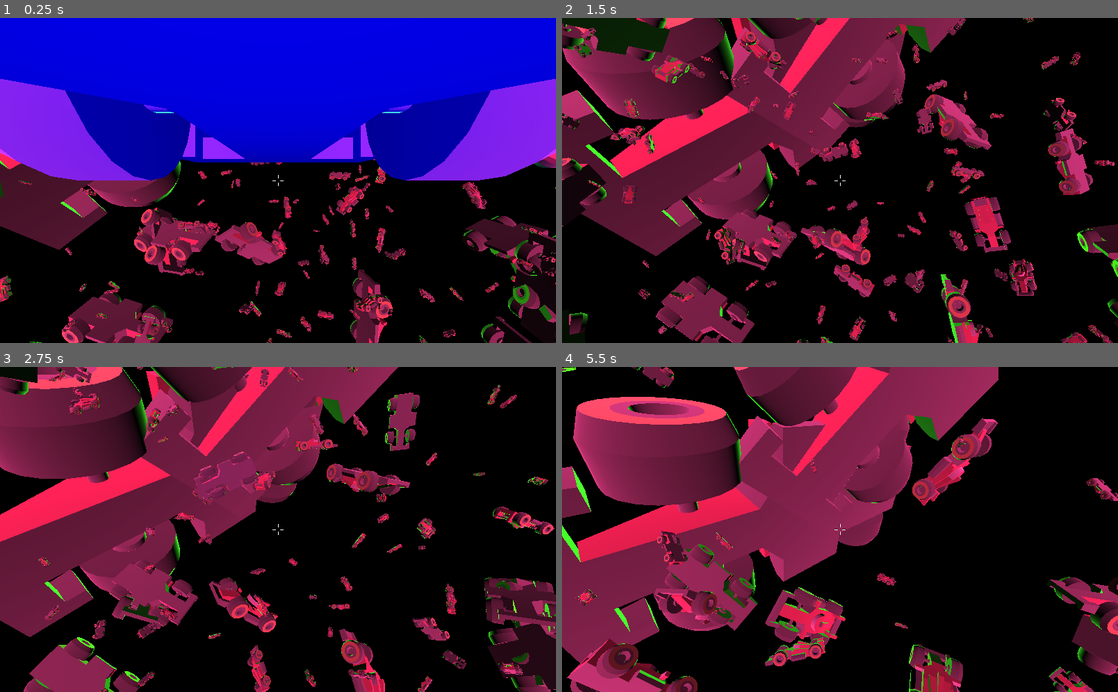
Above: before the commit, frames 1-4 (two rows, left to right).
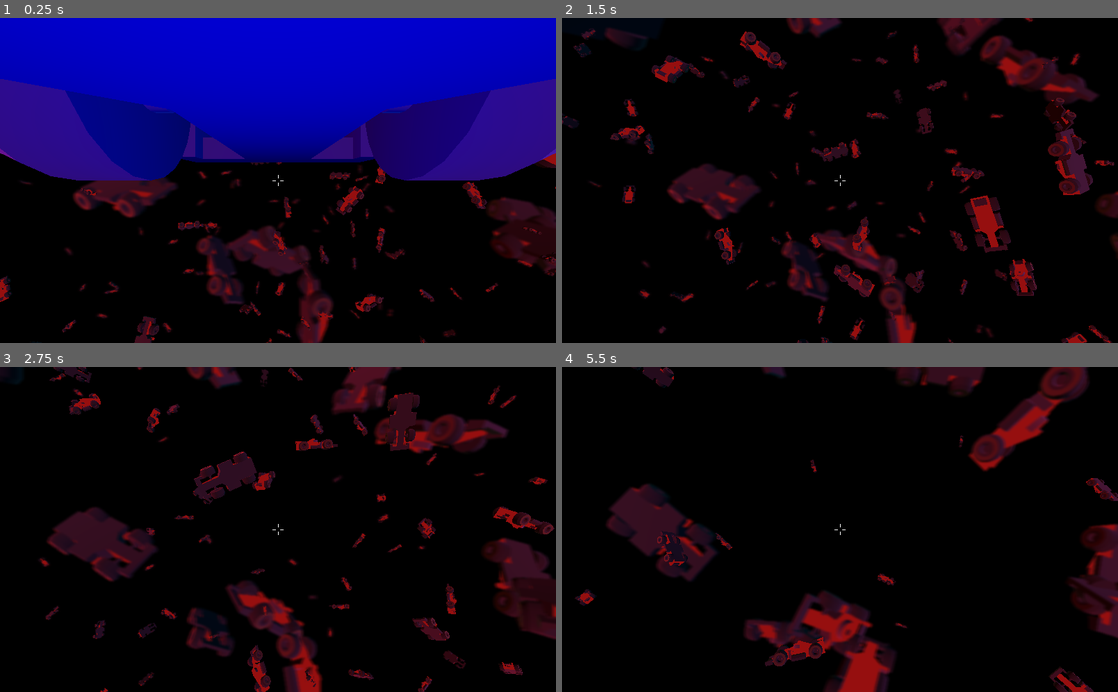
Above: after the commit, the same moments.

Repository: kiwily/game-jam-brackeys-2022
Game: Godot game, scene res://world/world.tscn
Same seed, same stepped clock (60 frames per second), same inputs: the game is played once before the commit and once after it.
Inputs (mouse positions are in pixels of both pictures, inside the frame that each line leads up to):
- Up to frame 1 (0.25 s): no input
- Up to frame 2 (1.5 s): move the mouse to (867, 180) at 0.52 s; hold W (forward) from 0.53 s (still down); click (867, 180) at 0.6 s; move the mouse to (812, 180) at 1.27 s; click (812, 180) at 1.35 s
- Up to frame 3 (2.75 s): keep holding W (forward); move the mouse to (289, 523) at 2.02 s; click (289, 523) at 2.1 s
- Up to frame 4 (5.5 s): keep holding W (forward); move the mouse to (834, 536) at 2.77 s; click (834, 536) at 2.85 s; move the mouse to (878, 532) at 3.52 s; click (878, 532) at 3.6 s; move the mouse to (795, 526) at 4.27 s; click (795, 526) at 4.35 s; move the mouse to (845, 529) at 5.02 s; click (845, 529) at 5.1 s

The runs differ from the first frame. In frame 1, 61% of the frame differs, in the area x 0-100%, y 0-100%; in frame 2, 47%; in frame 3, 52%; in frame 4, 56%.

Commit message:
voitures brillantes

Diff:
--- /dev/null
+++ b/project/materials/race/race.tscn
@@ -0,0 +1,12 @@
+[gd_scene load_steps=3 format=2]
+
+[ext_resource path="res://assets/graphics/race.glb" type="PackedScene" id=1]
+
+[sub_resource type="SpatialMaterial" id=1]
+flags_unshaded = true
+albedo_color = Color( 0.588235, 0.0588235, 0.0588235, 1 )
+
+[node name="race" instance=ExtResource( 1 )]
+
+[node name="body" parent="tmpParent/race" index="0"]
+material/0 = SubResource( 1 )
--- a/project/objects/object.gd
+++ b/project/objects/object.gd
@@ -3,10 +3,12 @@
 signal destroyed
 
 onready var animation_player : AnimationPlayer = $AnimationPlayer
+func _ready():
+	$AnimationPlayer.stop()
 
 func destroy() -> void:
 	animation_player.play("destroy")
 
 func _on_AnimationPlayer_animation_finished(anim_name):
-	if anim_name == "destroyed":
+	if anim_name == "destroy":
 		emit_signal("destroyed")
--- a/project/objects/race.tscn
+++ b/project/objects/race-object.tscn
@@ -1,14 +1,15 @@
 [gd_scene load_steps=6 format=2]
 
-[ext_resource path="res://assets/graphics/race.glb" type="PackedScene" id=1]
+[ext_resource path="res://materials/race/race.tscn" type="PackedScene" id=1]
 [ext_resource path="res://objects/object.gd" type="Script" id=2]
 
 [sub_resource type="SphereShape" id=1]
+radius = 1.5
 
 [sub_resource type="Animation" id=2]
 length = 0.001
 tracks/0/type = "value"
-tracks/0/path = NodePath("race:scale")
+tracks/0/path = NodePath("CollisionShape:disabled")
 tracks/0/interp = 1
 tracks/0/loop_wrap = true
 tracks/0/imported = false
@@ -17,10 +18,10 @@
 "times": PoolRealArray( 0 ),
 "transitions": PoolRealArray( 1 ),
 "update": 0,
-"values": [ Vector3( 1, 1, 1 ) ]
+"values": [ false ]
 }
 tracks/1/type = "value"
-tracks/1/path = NodePath("CollisionShape:disabled")
+tracks/1/path = NodePath("race:scale")
 tracks/1/interp = 1
 tracks/1/loop_wrap = true
 tracks/1/imported = false
@@ -29,25 +30,13 @@
 "times": PoolRealArray( 0 ),
 "transitions": PoolRealArray( 1 ),
 "update": 0,
-"values": [ false ]
-}
-tracks/2/type = "value"
-tracks/2/path = NodePath("race:visible")
-tracks/2/interp = 1
-tracks/2/loop_wrap = true
-tracks/2/imported = false
-tracks/2/enabled = true
-tracks/2/keys = {
-"times": PoolRealArray( 0 ),
-"transitions": PoolRealArray( 1 ),
-"update": 0,
-"values": [ true ]
+"values": [ Vector3( 1, 1, 1 ) ]
 }
 
 [sub_resource type="Animation" id=3]
 resource_name = "destroy"
 tracks/0/type = "value"
-tracks/0/path = NodePath("race:scale")
+tracks/0/path = NodePath("CollisionShape:disabled")
 tracks/0/interp = 1
 tracks/0/loop_wrap = true
 tracks/0/imported = false
@@ -55,11 +44,11 @@
 tracks/0/keys = {
 "times": PoolRealArray( 0, 1 ),
 "transitions": PoolRealArray( 1, 1 ),
-"update": 0,
-"values": [ Vector3( 1, 1, 1 ), Vector3( 0.1, 0.1, 0.1 ) ]
+"update": 1,
+"values": [ false, true ]
 }
 tracks/1/type = "value"
-tracks/1/path = NodePath("CollisionShape:disabled")
+tracks/1/path = NodePath("race:scale")
 tracks/1/interp = 1
 tracks/1/loop_wrap = true
 tracks/1/imported = false
@@ -67,32 +56,21 @@
 tracks/1/keys = {
 "times": PoolRealArray( 0, 1 ),
 "transitions": PoolRealArray( 1, 1 ),
-"update": 1,
-"values": [ false, true ]
-}
-tracks/2/type = "value"
-tracks/2/path = NodePath("race:visible")
-tracks/2/interp = 1
-tracks/2/loop_wrap = true
-tracks/2/imported = false
-tracks/2/enabled = true
-tracks/2/keys = {
-"times": PoolRealArray( 0, 1 ),
-"transitions": PoolRealArray( 1, 1 ),
-"update": 1,
-"values": [ true, false ]
+"update": 0,
+"values": [ Vector3( 1, 1, 1 ), Vector3( 0.1, 0.1, 0.1 ) ]
 }
 
 [node name="Race" type="Area"]
 script = ExtResource( 2 )
 
-[node name="race" parent="." instance=ExtResource( 1 )]
-
 [node name="CollisionShape" type="CollisionShape" parent="."]
 shape = SubResource( 1 )
 
 [node name="AnimationPlayer" type="AnimationPlayer" parent="."]
+autoplay = "destroy"
 anims/RESET = SubResource( 2 )
 anims/destroy = SubResource( 3 )
 
+[node name="race" parent="." instance=ExtResource( 1 )]
+
 [connection signal="animation_finished" from="AnimationPlayer" to="." method="_on_AnimationPlayer_animation_finished"]
--- a/project/player/player.tscn
+++ b/project/player/player.tscn
@@ -41,5 +41,5 @@
 light_color = Color( 0.00392157, 0, 0.615686, 1 )
 light_energy = 4.192
 light_specular = 2.278
-omni_range = 54.864
-omni_attenuation = 15.455
+omni_range = 14.0
+omni_attenuation = 11.7127
--- a/project/target-manager/target-manager.gd
+++ b/project/target-manager/target-manager.gd
@@ -21,21 +21,22 @@
 		a.transform.origin.z = rng.randf_range(-max_z, max_z)
 		a.scale_ = 1
 		add_child(a)
-	for i in range(50):
+	for i in range(35):
 		var a = target_scene.instance()
-		a.pos_bound = 20
-		a.pos_min = 200
+		a.pos_bound = 100
+		a.pos_min = 300
 		a.rot_bound = 0.2
 		a.speed_bound = 0.04
-		a.scale_ = 40
+		a.scale_ = 70
 		add_child(a)
-	for i in range(2):
+	for i in range(3):
 		var a = target_scene.instance()
-		a.pos_bound = 20
-		a.pos_min = 500
+		a.pos_bound = 200
+		a.pos_min = 700
 		a.rot_bound = 0.01
-		a.speed_bound = 20
+		a.speed_bound = 0#20
 		a.scale_ = 500
+		a.transform.origin.x = 10
 		add_child(a)
 
 
--- a/project/target/target.gd
+++ b/project/target/target.gd
@@ -59,3 +59,7 @@
 	object.rotate_x(rot_x*delta)
 	object.rotate_y(rot_y*delta)
 	object.rotate_z(rot_z*delta)
+
+
+func _on_Race_destroyed():
+	queue_free()
--- a/project/target/target.tscn
+++ b/project/target/target.tscn
@@ -1,9 +1,11 @@
 [gd_scene load_steps=3 format=2]
 
 [ext_resource path="res://target/target.gd" type="Script" id=1]
-[ext_resource path="res://assets/graphics/race.glb" type="PackedScene" id=2]
+[ext_resource path="res://objects/race-object.tscn" type="PackedScene" id=2]
 
 [node name="Target" type="Spatial"]
 script = ExtResource( 1 )
 
 [node name="Race" parent="." instance=ExtResource( 2 )]
+
+[connection signal="destroyed" from="Race" to="." method="_on_Race_destroyed"]
--- a/project/world/world.gd
+++ b/project/world/world.gd
@@ -4,10 +4,17 @@
 onready var target : Area = $Target
 
 onready var audio_stream_player : AudioStreamPlayer = $AudioStreamPlayer
+var searching: bool = true
 
 func _process(delta):
-	var player_to_target : Vector3 = (target.global_transform.origin - player.global_transform.origin).normalized()
-	var player_direction : Vector3 = - player.camera.global_transform.basis.z.normalized()
+	if searching:
+		var player_to_target : Vector3 = (target.global_transform.origin - player.global_transform.origin).normalized()
+		var player_direction : Vector3 = - player.camera.global_transform.basis.z.normalized()
 
-	var dot : float = player_direction.dot(player_to_target)
-	audio_stream_player.pitch_scale = 2 - dot
+		var dot : float = player_direction.dot(player_to_target)
+		audio_stream_player.pitch_scale = 2 - dot
+
+
+func _on_Target_destroyed():
+	searching = false
+	print("victory")
--- a/project/world/world.tscn
+++ b/project/world/world.tscn
@@ -1,6 +1,6 @@
 [gd_scene load_steps=8 format=2]
 
-[ext_resource path="res://objects/race.tscn" type="PackedScene" id=1]
+[ext_resource path="res://objects/race-object.tscn" type="PackedScene" id=1]
 [ext_resource path="res://target-manager/target-manager.tscn" type="PackedScene" id=2]
 [ext_resource path="res://assets/audio/Ludum Dare 38 - Track 8.wav" type="AudioStream" id=3]
 [ext_resource path="res://world/world.gd" type="Script" id=4]
@@ -11,6 +11,15 @@
 [sub_resource type="Environment" id=2]
 background_mode = 1
 background_sky = SubResource( 1 )
+ambient_light_color = Color( 0.8, 0.0196078, 0, 1 )
+ambient_light_energy = 16.0
+dof_blur_far_enabled = true
+dof_blur_far_distance = 0.03
+dof_blur_far_transition = 97.23
+glow_intensity = 1.0
+glow_strength = 1.6
+glow_bloom = 0.02
+glow_blend_mode = 0
 
 [node name="World" type="Spatial"]
 script = ExtResource( 4 )
@@ -22,19 +31,32 @@
 [node name="WorldEnvironment" type="WorldEnvironment" parent="."]
 environment = SubResource( 2 )
 
-[node name="DirectionalLight" type="DirectionalLight" parent="."]
+[node name="Pourpre" type="DirectionalLight" parent="."]
 light_color = Color( 0.580392, 0.14902, 0.333333, 1 )
-light_energy = 2.0
-light_specular = 3.0
+light_specular = 2.0
 
-[node name="DirectionalLight2" type="DirectionalLight" parent="."]
+[node name="Ciel" type="DirectionalLight" parent="."]
 transform = Transform( -1, 0, -8.74228e-08, 0, 1, 0, 8.74228e-08, 0, -1, 0, 0, 0 )
-light_color = Color( 0.168627, 0.635294, 0.101961, 1 )
-light_energy = 2.0
-light_specular = 3.0
+light_color = Color( 0.101961, 0.635294, 0.509804, 1 )
+light_energy = 0.4
+light_specular = 1.0
 
 [node name="AudioStreamPlayer" type="AudioStreamPlayer" parent="."]
 stream = ExtResource( 3 )
 autoplay = true
 
 [node name="Target" parent="." instance=ExtResource( 1 )]
+
+[node name="Bleu" type="DirectionalLight" parent="."]
+transform = Transform( -4.37114e-08, 0, 1, 0, 1, 0, -1, 0, -4.37114e-08, 0, 0, 0 )
+light_color = Color( 0, 0.133333, 0.454902, 1 )
+light_energy = 0.4
+light_specular = 2.0
+
+[node name="Rouge" type="DirectionalLight" parent="."]
+transform = Transform( 1.19249e-08, 0, -1, 0, 1, 0, 1, 0, 1.19249e-08, 0, 0, 0 )
+light_color = Color( 1, 0, 0, 1 )
+light_energy = 0.5
+light_specular = 1.0
+
+[connection signal="destroyed" from="Target" to="." method="_on_Target_destroyed"]
